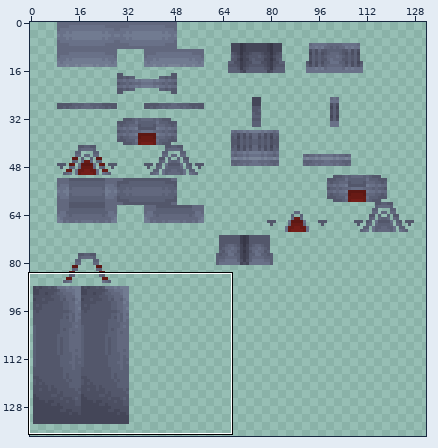
Sprite sheet -- src/main/resources/assets/stargate/textures/blockentities/stargates/milky_way/milky_way.png. The picture above shows the old version from afar; the outline marks the close-up.
Close-up. The starting point:
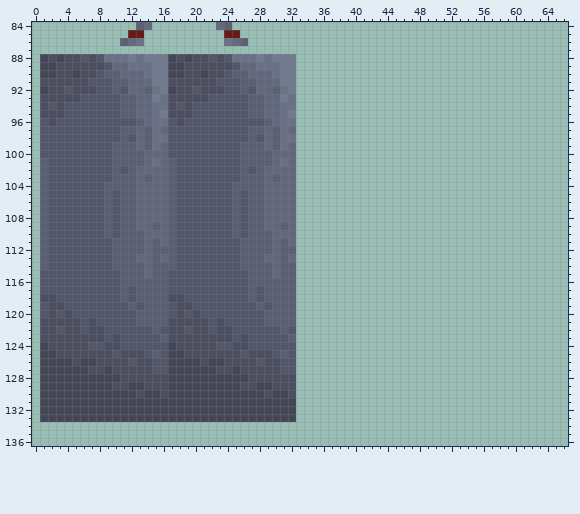
The file is 256x256 pixels. Shown: x 0..66, y 84..136. The wide view leaves out empty margins.
New version:
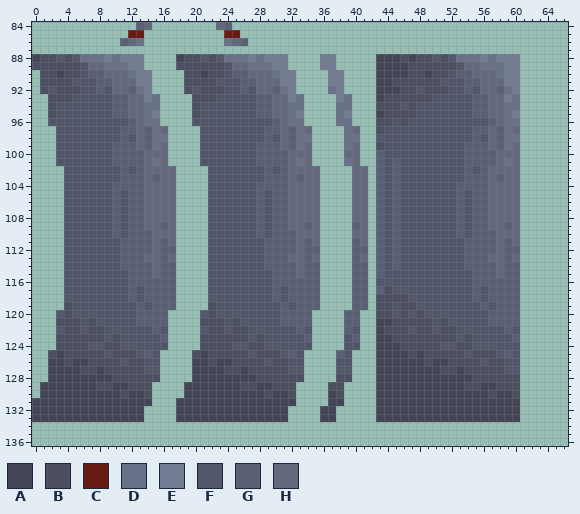
Palette (. is transparent): A #444658  B #4c4f62  C #681a15  D #697188  E #717b91  F #53576b  G #5a6075  H #62687e
Changes in this commit:
Changed rows in their new state; - is an unchanged pixel.
first column x 0:
 88 AB-F-FDDDE-E-E....AB-FBFD--EDE--.---EE-----AAABABBFBFDDDEDEEE
 89 BBB---FHHDDDEE....B-----FH-D--E-.---EE-----AAAABBBBBBFHHDDDEE
 90 -BBA-BFGGHH-DEE....------------------EE----AAAABBABBFGGHHHDEE
 91 -----FF-GGHH-EE....------------------EE----AABBBBBBFFFGGHHHEE
 92 -BF-B-FFG-HHGDE....------------------DE----AAABBFBBBFFGFHHGDE
 93 -.---F----G-H-ED....--B----F-G-HED----ED---ABBBBBBFFFFFGGHHED
 94 -.BF------G-H-D-....B------F-G-H-D----DD---BBBFBFFFFFFFGGHHDD
 95 -.-F------G-H-DE....B------F-G-HDE----DE---ABBBBFFFFFFFGGHHDE
 96 -.F---------GHD-....---------FGH-D----DD---BBFBFFFFFFFFFFGHDD
 97 -..--------------....------FFG-HGDH----DH--BFFFFFFFFFFFGGHGDH
 98 -..--------------....------F-GFHGDD----DD--FFFFFFFFFFFFGFHGDD
 99 -..--------------....-----FF-G-HGDH----DH--BFFFFFFFFFFGGGHGDH
100 -..--------------....-----FF--GG-HH----HH--GFFFFFFFFFFGGGGHHH
101 -..--------------....-----FF--GG-DH----DH--GFGFFFFFFFFGGGGHDH
102 -...------FGFG---H....----F-FGFG-HHH----HH-GFGFFFFFFFFGFGHHHH
103 -...------F--GHG-H....----FFFG-G-GHH----HH-GFGFFFFFFFFGGGHGHH
104 -...-----F---G---H....---FFF-GGG-HHH----HH-GFGFFFFFFFGGGGHHHH
105 -...-----FGF-G---H....---F-F-FGG-HHH----HH-GFGFFFFFFFGFGGHHHH
106 -...-----FGF-G---H....---F-F-FGG-HHH----HH-GFGFFFFFFFGFGGHHHH
107 -...-----FGF-G---H....---F-F-FGG-HHH----HH-GFGFFFFFFFGFGGHHHH
108 -...-----FGF-G---H....---F-F-FGG-HHH----HH-GFGFFFFFFFGFGGHHHH
109 -...-----FGF-G-HGH....---F-F-FG--HGH----GH-GFGFFFFFFFGFGGHHGH
110 -...-----FGF--G--H....---F-F-FGGGHHH----HH-GFGFFFFFFFGFGGGHHH
111 -...------F---GHGH....----FFF-G-GHGH----GH-GFGFFFFFFFFGGGGHGH
112 -...------F---GH--....----FFF-G--HGG----GG-GFGFFFFFFFFGGGGHGG
113 -...------F--G-HGH....----FFFGG--HGH----GH-GFGFFFFFFFFGGGHHGH
114 -...------F---GH--....----FFF-G--HGG----GG-GFGFFFFFFFFGGGGHGG
115 -...-------F--GH-G....-----FFFG--HGG----GG-GFFFFFFFFFFFGGGHGG
116 -...-------F-----G....-----FFF---GGG----GG-FFFFFFFFFFFFGGGGGG
117 -...-------FGF---G....-----F-F-F-GGG----GG-GBFFFFFFFFFFGFGGGG
118 -...-------FGF---G....-----F-F-F-GGG----GG-BBBBFFFFFFFFGFGGGG
119 -...B-------FGF--G....B-----F-F-FGGG----GG-BBFBBFFFFFFFFGFGGG
120 -..--------------....-B------FF--GG----GG--BBFBFBFFFFFFFFGGGG
121 -..--------------....-B--B---FF--GG----GG--AABBBBBFBFFFFFGGGG
122 -..--------------....FB-FBB----F-GF----GF--ABBBFBBFBBFFFFFFGF
123 -..--------------....----B--B---FFG----FG--AABBBBBBBBFBFFFFFG
124 -..--------------....--BBFFBB----FF----FF--AAABBBBBFFBBFFFFFF
125 -.BA-----FB--FGF....-A----BF--BFGF----GF---AAAABABBBBBFBBBFGF
126 -.--BA-B---FB-F-....-AB-A---BF-B-F----FF---AAAAAABAABBBBFBBFF
127 -.----B-AB----F-....---A-BA----B-F----FF---AAAAAAAABBABBBBBFF
128 -.--------B-----....-------A-----B----BB---AAAAAAAAAAAABBBBBB
129 --------BBAABB-....------------------BB----AAAAAAAAAAABBAABBB
130 -----------B-AB....------------------AB----AAAAAAAAAAAAAABAAB
131 A--------------...-------------------AA----AAAAAAAAAAAAAAAAAA
132 A-------------....--------------.---AA-----AAAAAAAAAAAAAAAAAA
133 A-------------....--------------.---AA-----AAAAAAAAAAAAAAAAAA
Boxes around the changes in both close-ups, in picture pixels (x1, y1, x2, y2):
changed: (32, 54, 520, 422)
